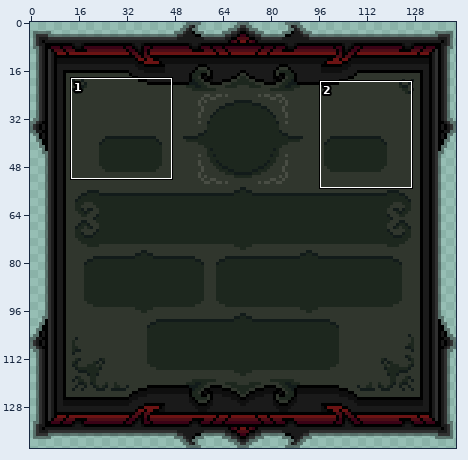
File history of a pixel-art file, Rogue/Sprites/SwipeCard.aseprite. Above, an overview of the earlier version with the close-up marked.
Close-up. Earlier state:
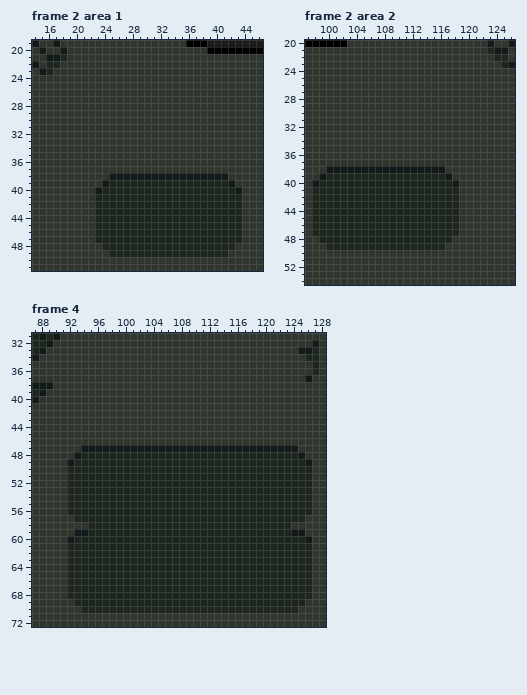
142x142 pixels, 5 frames. Shown: frame 2 area 1: x 14..46, y 19..51; frame 2 area 2: x 97..126, y 20..54; frame 4: x 87..128, y 31..72. The commit also changed other frames or places, which this record leaves out.
The same view after the edit:
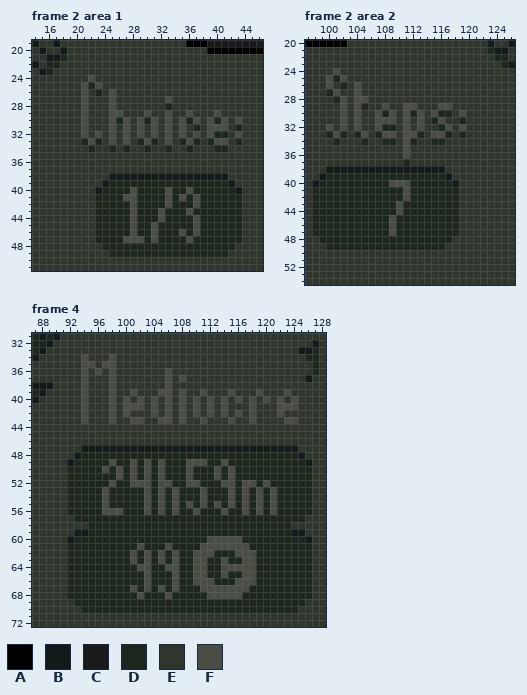
Palette (. is transparent): A #000000  B #121b1a  C #1a1a1a  D #1d271e  E #30362d  F #494d44
What changed:
layer "Layer 1" now shown
--- frame 2 area 1, layer "Layer 1"
@@ x 14..46 @@
 23 EBDEEEEEEEEEEEEEEEEEEEEEEEEEEEEEE
-24 EEEEEEEEEEEEEEEEEEEEEEEEEEEEEEEEE
-25 EEEEEEEEEEEEEEEEEEEEEEEEEEEEEEEEE
-26 EEEEEEEEEEEEEEEEEEEEEEEEEEEEEEEEE
-27 EEEEEEEEEEEEEEEEEEEEEEEEEEEEEEEEE
-28 EEEEEEEEEEEEEEEEEEEEEEEEEEEEEEEEE
-29 EEEEEEEEEEEEEEEEEEEEEEEEEEEEEEEEE
-30 EEEEEEEEEEEEEEEEEEEEEEEEEEEEEEEEE
-31 EEEEEEEEEEEEEEEEEEEEEEEEEEEEEEEEE
-32 EEEEEEEEEEEEEEEEEEEEEEEEEEEEEEEEE
-33 EEEEEEEEEEEEEEEEEEEEEEEEEEEEEEEEE
-34 EEEEEEEEEEEEEEEEEEEEEEEEEEEEEEEEE
+24 EEEEEEEEFEEEEEEEEEEEEEEEEEEEEEEEE
+25 EEEEEEEFDFEEEEEEEEEEEEEEEEEEEEEEE
+26 EEEEEEEFEDEFEEEEEEEEEEEEEEEEEEEEE
+27 EEEEEEEFEEEFEEEEEEEFEEEEEEEEEEEEE
+28 EEEEEEEFEEEFEEEEEEEDEEEEEEEEEEEEE
+29 EEEEEEEFEEEFFEEEFEEFEEFEEEFEEEEEE
+30 EEEEEEEFEEEFDFEFDFEFEFDFEFDFEFEEE
+31 EEEEEEEFEEEFEFEFEFEFEFEDEFFFEDEEE
+32 EEEEEEEFEFEFEFEFEFEFEFEFEFDDEFEEE
+33 EEEEEEEDFDEFEFEDFDEFEDFDEDFFEDEEE
+34 EEEEEEEEDEEDEDEEDEEDEEDEEEDDEEEEE
 35 EEEEEEEEEEEEEEEEEEEEEEEEEEEEEEEEE
@@ x 25..39 @@
 39 DDDDDDDDDDDDDDD
-40 DDDDDDDDDDDDDDD
-41 DDDDDDDDDDDDDDD
-42 DDDDDDDDDDDDDDD
-43 DDDDDDDDDDDDDDD
-44 DDDDDDDDDDDDDDD
-45 DDDDDDDDDDDDDDD
-46 DDDDDDDDDDDDDDD
-47 DDDDDDDDDDDDDDD
+40 DDDFDDDDFDDFDDD
+41 DDFFDDDDFDFDFDD
+42 DDDFDDDDFDDDFDD
+43 DDDFDDDFDDDFDDD
+44 DDDFDDDFDDDDFDD
+45 DDDFDDFDDDDDFDD
+46 DDDFDDFDDDFDFDD
+47 DDFFFDFDDDDFDDD
 48 DDDDDDDDDDDDDDD
--- frame 2 area 2, layer "Layer 1"
@@ x 97..126 @@
 23 EEEEEEEEEEEEEEEEEEEEEEEEEEEEDB
-24 EEEEEEEEEEEEEEEEEEEEEEEEEEEEEE
-25 EEEEEEEEEEEEEEEEEEEEEEEEEEEEEE
-26 EEEEEEEEEEEEEEEEEEEEEEEEEEEEEE
-27 EEEEEEEEEEEEEEEEEEEEEEEEEEEEEE
-28 EEEEEEEEEEEEEEEEEEEEEEEEEEEEEE
-29 EEEEEEEEEEEEEEEEEEEEEEEEEEEEEE
-30 EEEEEEEEEEEEEEEEEEEEEEEEEEEEEE
-31 EEEEEEEEEEEEEEEEEEEEEEEEEEEEEE
-32 EEEEEEEEEEEEEEEEEEEEEEEEEEEEEE
-33 EEEEEEEEEEEEEEEEEEEEEEEEEEEEEE
-34 EEEEEEEEEEEEEEEEEEEEEEEEEEEEEE
-35 EEEEEEEEEEEEEEEEEEEEEEEEEEEEEE
-36 EEEEEEEEEEEEEEEEEEEEEEEEEEEEEE
-37 EEEEEEEEEEEEEEEEEEEEEEEEEEEEEE
+24 EEEEFEEEEEEEEEEEEEEEEEEEEEEEEE
+25 EEEFDFEEEEEEEEEEEEEEEEEEEEEEEE
+26 EEEFEDEFEEEEEEEEEEEEEEEEEEEEEE
+27 EEEDFEEFEEEEEEEEEEEEEEEEEEEEEE
+28 EEEEDFEFFEEEEEEEEEEEEEEEEEEEEE
+29 EEEEEFEFDEEFEEFFEEEFFEEEEEEEEE
+30 EEEEEFEFEEFDFEFDFEFDDEFEEEEEEE
+31 EEEEEFEFEEFFFEFEFEDFEEDEEEEEEE
+32 EEEFEFEFEEFDDEFEFEEDFEFEEEEEEE
+33 EEEDFDEDFEDFFEFFDEFFDEDEEEEEEE
+34 EEEEDEEEDEEDDEFDEEDDEEEEEEEEEE
+35 EEEEEEEEEEEEEEFEEEEEEEEEEEEEEE
+36 EEEEEEEEEEEEEEFEEEEEEEEEEEEEEE
+37 EEEEEEEEEEEEEEDEEEEEEEEEEEEEEE
 38 EEEBBBBBBBBBBBBBBBBBEEEEEEEEEE
 39 EEBDDDDDDDDDDDDDDDDDBEEEEEEEEE
-40 EBDDDDDDDDDDDDDDDDDDDBEEEEEEEE
-41 EDDDDDDDDDDDDDDDDDDDDDEEEEEEEE
-42 EDDDDDDDDDDDDDDDDDDDDDEEEEEEEE
-43 EDDDDDDDDDDDDDDDDDDDDDEEEEEEEE
-44 EDDDDDDDDDDDDDDDDDDDDDEEEEEEEE
-45 EDDDDDDDDDDDDDDDDDDDDDEEEEEEEE
-46 EDDDDDDDDDDDDDDDDDDDDDEEEEEEEE
-47 EDDDDDDDDDDDDDDDDDDDDDEEEEEEEE
+40 EBDDDDDDDDDDFFFDDDDDDBEEEEEEEE
+41 EDDDDDDDDDDDDDFDDDDDDDEEEEEEEE
+42 EDDDDDDDDDDDDDFDDDDDDDEEEEEEEE
+43 EDDDDDDDDDDDDFDDDDDDDDEEEEEEEE
+44 EDDDDDDDDDDDDFDDDDDDDDEEEEEEEE
+45 EDDDDDDDDDDDFDDDDDDDDDEEEEEEEE
+46 EDDDDDDDDDDDFDDDDDDDDDEEEEEEEE
+47 EDDDDDDDDDDDFDDDDDDDDDEEEEEEEE
 48 EEDDDDDDDDDDDDDDDDDDDEEEEEEEEE
--- frame 4, layer "Layer 1"
@@ x 87..128 @@
 33 DBEEEEEEEEEEEEEEEEEEEEEEEEEEEEEEEEEEEEBBDE
-34 BEEEEEEEEEEEEEEEEEEEEEEEEEEEEEEEEEEEEEEDDE
-35 EEEEEEEEEEEEEEEEEEEEEEEEEEEEEEEEEEEEEEEEDE
-36 EEEEEEEEEEEEEEEEEEEEEEEEEEEEEEEEEEEEEEEEDE
-37 EEEEEEEEEEEEEEEEEEEEEEEEEEEEEEEEEEEEEEEBEE
-38 BBBEEEEEEEEEEEEEEEEEEEEEEEEEEEEEEEEEEEEEEE
-39 DBEEEEEEEEEEEEEEEEEEEEEEEEEEEEEEEEEEEEEEEE
-40 BEEEEEEEEEEEEEEEEEEEEEEEEEEEEEEEEEEEEEEEEE
-41 EEEEEEEEEEEEEEEEEEEEEEEEEEEEEEEEEEEEEEEEEE
-42 EEEEEEEEEEEEEEEEEEEEEEEEEEEEEEEEEEEEEEEEEE
-43 EEEEEEEEEEEEEEEEEEEEEEEEEEEEEEEEEEEEEEEEEE
+34 BEEEEEEFEEEFEEEEEEEEEEEEEEEEEEEEEEEEEEEDDE
+35 EEEEEEEFFEFFEEEEEEEEEEEEEEEEEEEEEEEEEEEEDE
+36 EEEEEEEFEFEFEEEEEEEFEEEEEEEEEEEEEEEEEEEEDE
+37 EEEEEEEFEEEFEEEEEEEFEFEEEEEEEEEEEEEEEEEBEE
+38 BBBEEEEFEEEFEEEEEEEFEEEEEEEEEEEEEEEEEEEEEE
+39 DBEEEEEFEEEFEEFEEEFFEFEEFEEEFEEEFEEEFEEEEE
+40 BEEEEEEFEEEFEFEFEFEFEFEFEFEFEFEFEFEFEFEEEE
+41 EEEEEEEFEEEFEFFFEFEFEFEFEFEFEEEFEEEFFFEEEE
+42 EEEEEEEFEEEFEFEEEFEFEFEFEFEFEFEFEEEFEEEEEE
+43 EEEEEEEFEEEFEEFFEEFFEFEEFEEEFEEFEEEEFFEEEE
 44 EEEEEEEEEEEEEEEEEEEEEEEEEEEEEEEEEEEEEEEEEE
@@ x 95..123 @@
 48 DDDDDDDDDDDDDDDDDDDDDDDDDDDDD
-49 DDDDDDDDDDDDDDDDDDDDDDDDDDDDD
-50 DDDDDDDDDDDDDDDDDDDDDDDDDDDDD
-51 DDDDDDDDDDDDDDDDDDDDDDDDDDDDD
-52 DDDDDDDDDDDDDDDDDDDDDDDDDDDDD
-53 DDDDDDDDDDDDDDDDDDDDDDDDDDDDD
-54 DDDDDDDDDDDDDDDDDDDDDDDDDDDDD
-55 DDDDDDDDDDDDDDDDDDDDDDDDDDDDD
-56 DDDDDDDDDDDDDDDDDDDDDDDDDDDDD
+49 DDDFDDFDFDFDDDFFFDDFDDDDDDDDD
+50 DDFDFDFDFDFDDDFDDDFDFDDDDDDDD
+51 DDDDFDFDFDFDDDFDDDFDFDDDDDDDD
+52 DDDFDDFFFDFFDDFFDDDFFDFFDFDDD
+53 DDFDDDDDFDFDFDDDFDDDFDFDFDFDD
+54 DDFDDDDDFDFDFDDDFDDDFDFDFDFDD
+55 DDFDDDDDFDFDFDFDFDFDFDFDFDFDD
+56 DDFFFDDDFDFDFDDFDDDFDDFDFDFDD
 57 DDDDDDDDDDDDDDDDDDDDDDDDDDDDD
@@ x 99..120 @@
 59 DDDDDDDDDDDDDDDDDDDDDD
-60 DDDDDDDDDDDDDDDDDDDDDD
-61 DDDDDDDDDDDDDDDDDDDDDD
-62 DDDDDDDDDDDDDDDDDDDDDD
-63 DDDDDDDDDDDDDDDDDDDDDD
-64 DDDDDDDDDDDDDDDDDDDDDD
-65 DDDDDDDDDDDDDDDDDDDDDD
-66 DDDDDDDDDDDDDDDDDDDDDD
-67 DDDDDDDDDDDDDDDDDDDDDD
-68 DDDDDDDDDDDDDDDDDDDDDD
+60 DDDDDDDDDDDDDFFFFFDDDD
+61 DDDFDDDFDDDDFFFFFFFDDD
+62 DDFDFDFDFDDFFFDDDFFFDD
+63 DDFDFDFDFDDFFDDFDDFFDD
+64 DDDFFDDFFDDFFDDFFFFFDD
+65 DDDDFDDDFDDFFDDFDDFFDD
+66 DDDDFDDDFDDFFFDDDFFFDD
+67 DDFDFDFDFDDDFFFFFFFDDD
+68 DDDFDDDFDDDDDFFFFFDDDD
 69 DDDDDDDDDDDDDDDDDDDDDD
Changed places in both close-ups, as pixel boxes (x1, y1, x2, y2):
changed: (81, 75, 242, 152)
changed: (123, 187, 200, 243)
changed: (326, 68, 466, 236)
changed: (81, 354, 298, 424)
changed: (102, 459, 277, 599)
